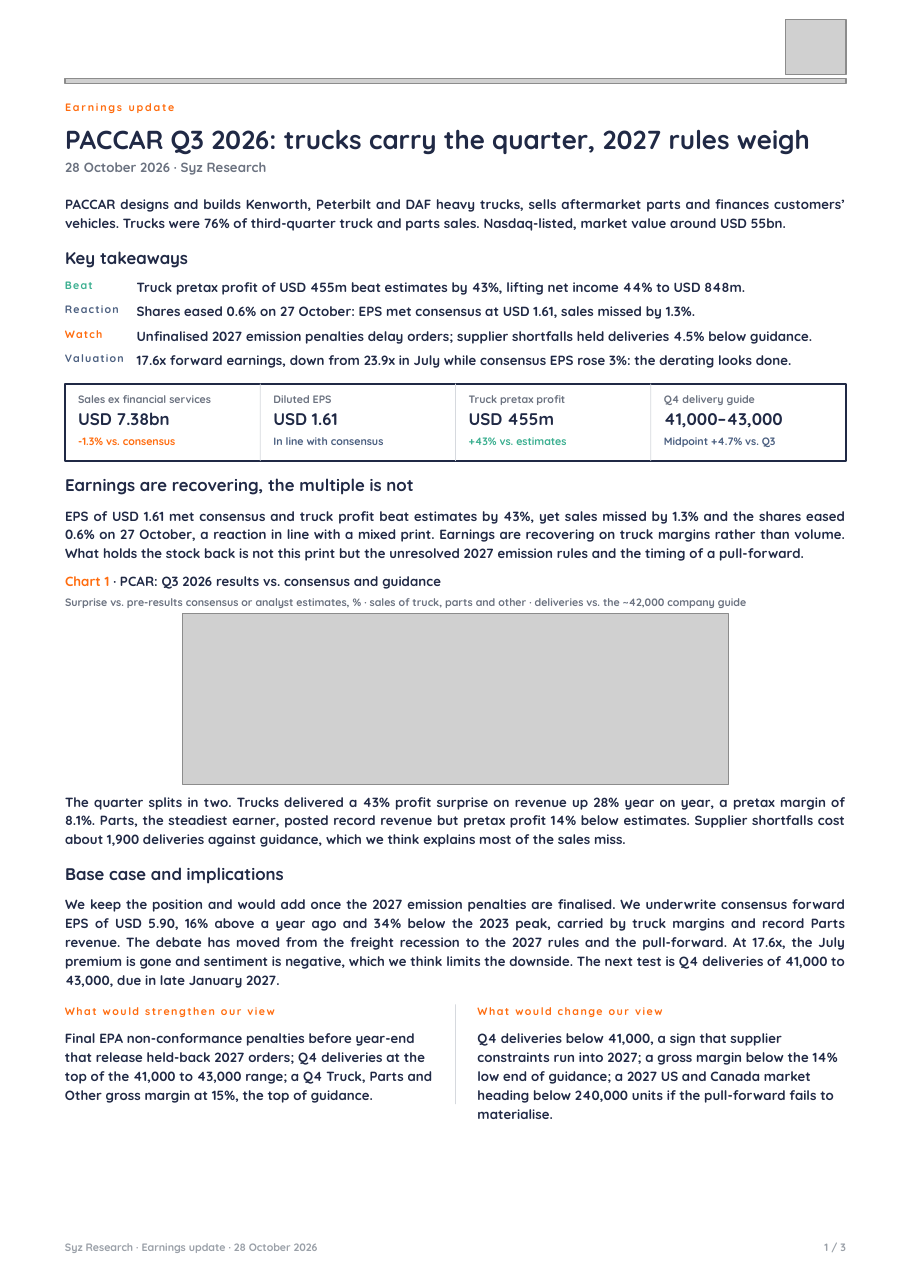
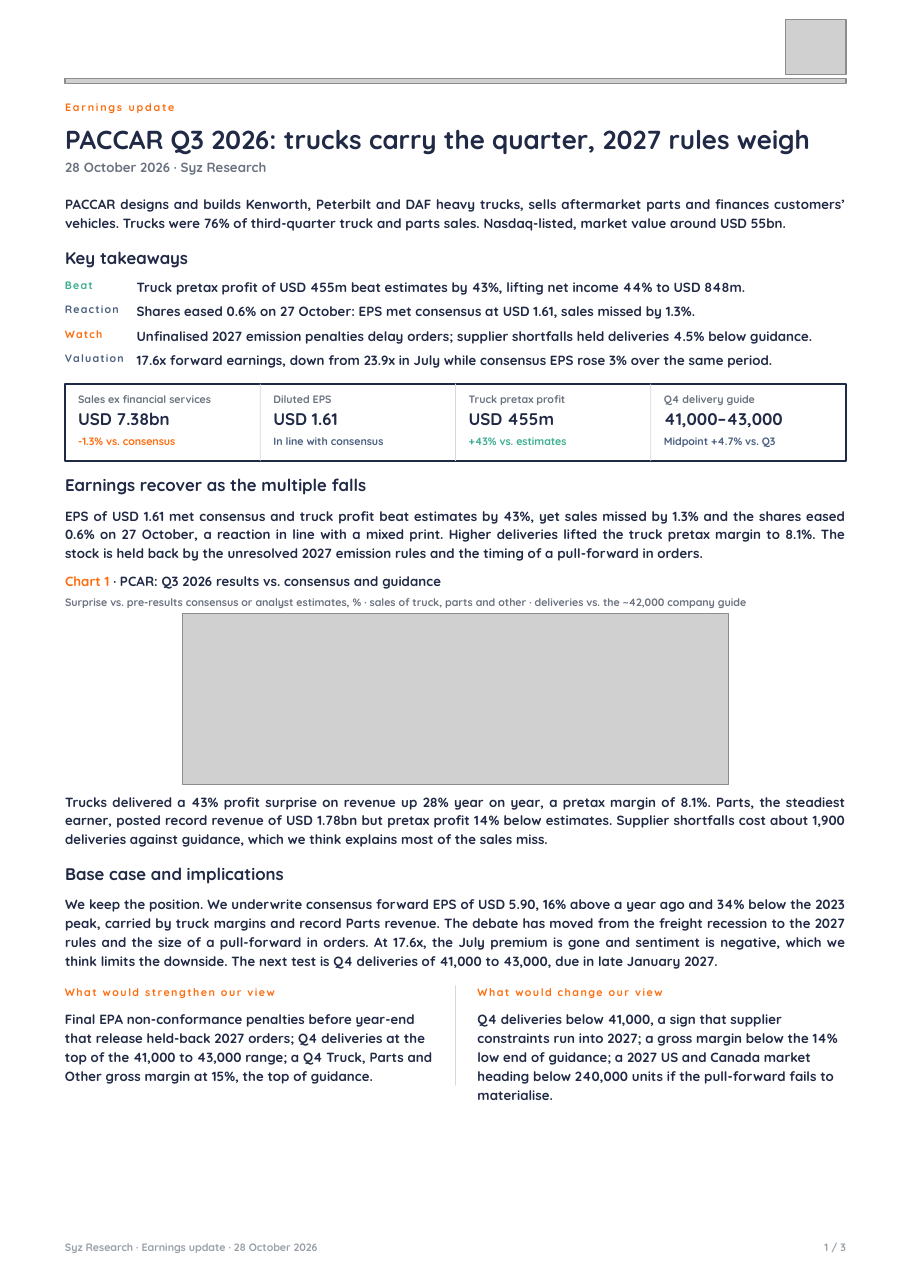
Before and after one commit to jb-db05/syz-earnings, a slide deck: slide 1 of reports/PCAR_Q3_2026/Earnings_Update_PCAR_Q32026.pptx. Drawn at 911x1288 pixels with LibreOffice and Linux fonts; fonts in the diff are those of the drawing; grey boxes stand for pictures. Boxes give left, top, right and bottom in pixels: in the first picture for what was removed or moved away, otherwise in the second. Text is boxed around its words. In the diff, an @@ line names an element or a change of style, - is before the commit and + after.

```diff
--- a/reports/PCAR_Q3_2026/Earnings_Update_PCAR_Q32026.pptx
+++ b/reports/PCAR_Q3_2026/Earnings_Update_PCAR_Q32026.pptx
@@ text at bbox=[137, 355, 772, 368]: text changed @@
-17.6x forward earnings, down from 23.9x in July while consensus EPS rose 3%: the derating looks done.
+17.6x forward earnings, down from 23.9x in July while consensus EPS rose 3% over the same period.
@@ text at bbox=[65, 478, 367, 495]: text changed @@
-Earnings are recovering, the multiple is not
+Earnings recover as the multiple falls
@@ text at bbox=[65, 511, 845, 561]: text changed @@
-EPS of USD 1.61 met consensus and truck profit beat estimates by 43%, yet sales missed by 1.3% and the shares eased 0.6% on 27 October, a reaction in line with a mixed print. Earnings are recovering on truck margins rather than volume. What holds the stock back is not this print but the unresolved 2027 emission rules and the timing of a pull-forward.
+EPS of USD 1.61 met consensus and truck profit beat estimates by 43%, yet sales missed by 1.3% and the shares eased 0.6% on 27 October, a reaction in line with a mixed print. Higher deliveries lifted the truck pretax margin to 8.1%. The stock is held back by the unresolved 2027 emission rules and the timing of a pull-forward in orders.
@@ text at bbox=[65, 797, 845, 847]: text changed @@
-The quarter splits in two. Trucks delivered a 43% profit surprise on revenue up 28% year on year, a pretax margin of 8.1%. Parts, the steadiest earner, posted record revenue but pretax profit 14% below estimates. Supplier shortfalls cost about 1,900 deliveries against guidance, which we think explains most of the sales miss.
+Trucks delivered a 43% profit surprise on revenue up 28% year on year, a pretax margin of 8.1%. Parts, the steadiest earner, posted record revenue of USD 1.78bn but pretax profit 14% below estimates. Supplier shortfalls cost about 1,900 deliveries against guidance, which we think explains most of the sales miss.
@@ text at bbox=[65, 899, 845, 969]: text changed @@
-We keep the position and would add once the 2027 emission penalties are finalised. We underwrite consensus forward EPS of USD 5.90, 16% above a year ago and 34% below the 2023 peak, carried by truck margins and record Parts revenue. The debate has moved from the freight recession to the 2027 rules and the pull-forward. At 17.6x, the July premium is gone and sentiment is negative, which we think limits the downside. The next test is Q4 deliveries of 41,000 to 43,000, due in late January 2027.
+We keep the position. We underwrite consensus forward EPS of USD 5.90, 16% above a year ago and 34% below the 2023 peak, carried by truck margins and record Parts revenue. The debate has moved from the freight recession to the 2027 rules and the size of a pull-forward in orders. At 17.6x, the July premium is gone and sentiment is negative, which we think limits the downside. The next test is Q4 deliveries of 41,000 to 43,000, due in late January 2027.
@@ 4 texts, 1 line: place and size @@
-4 texts, 1 line at bbox=[65, 1005, 838, 1104]
+4 texts, 1 line at bbox=[65, 985, 838, 1085]
```
Also in this commit, not shown: 3 other files.
